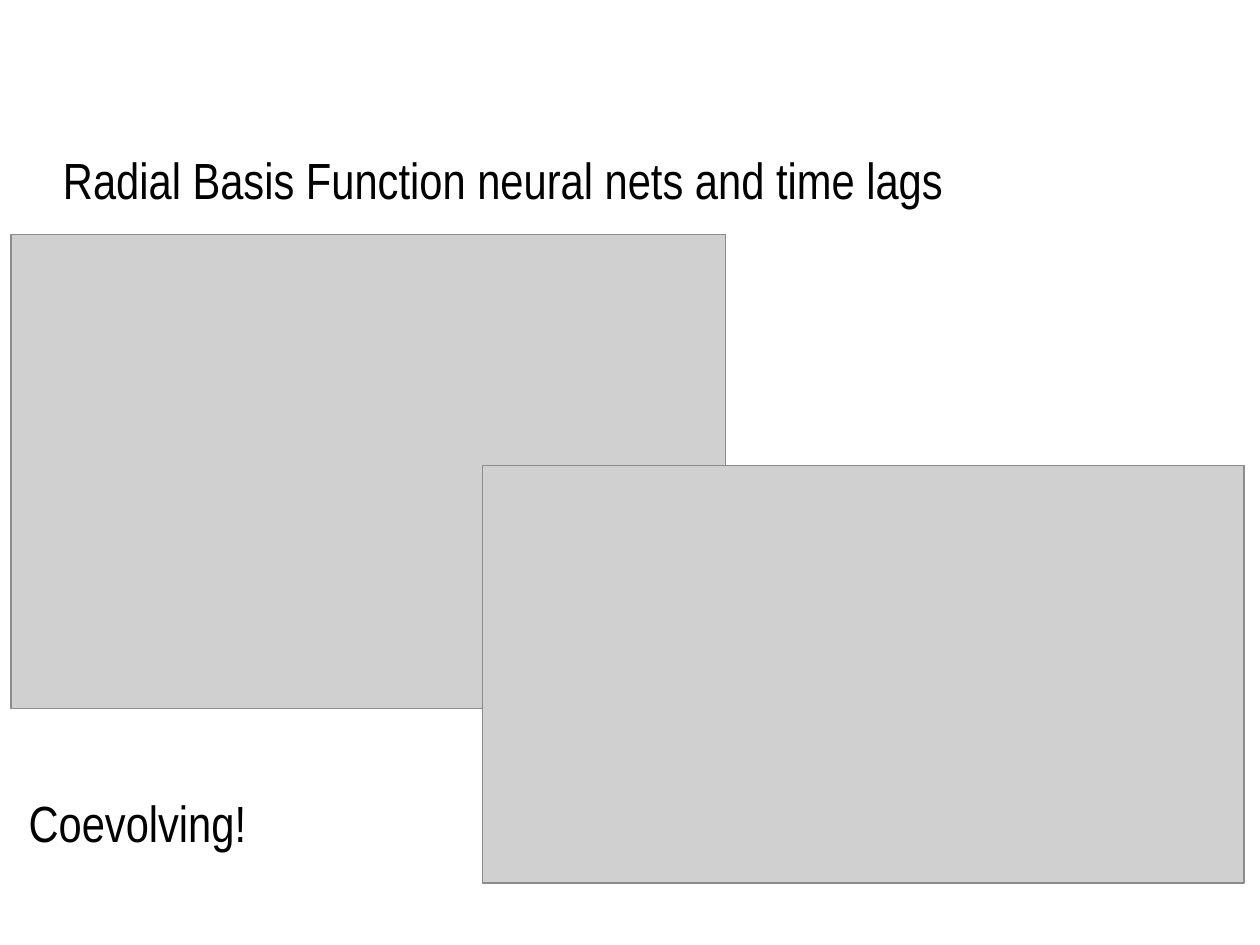
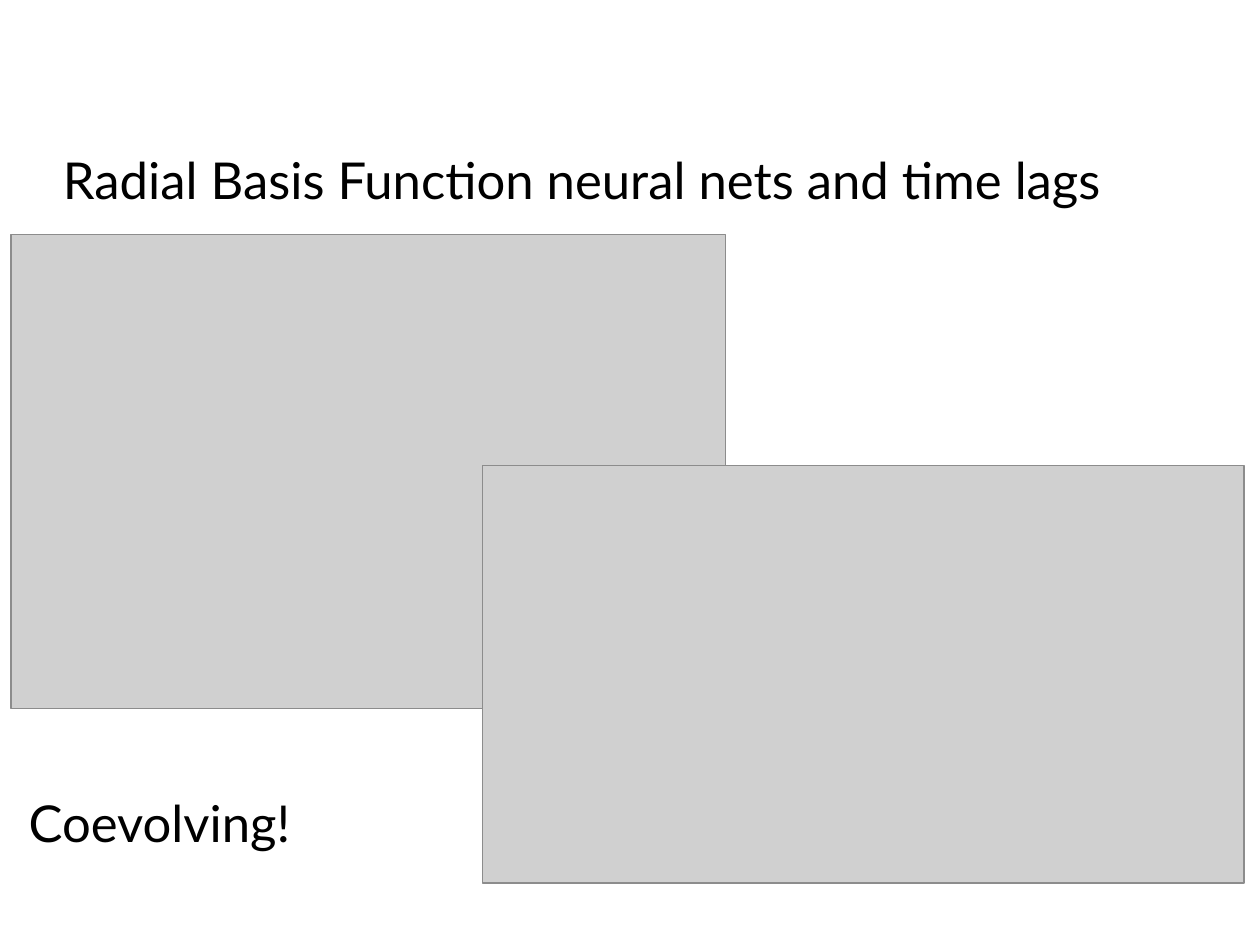
Before and after one commit to geneura/papers, a slide deck: slide 5 of 2013/ECTA-IJCCI_2013/lcor-ijcci-2013.odp. Drawn at 1260x945 pixels with LibreOffice and Linux fonts; fonts in the diff are those of the drawing; grey boxes stand for pictures; background and template pictures are left out. Boxes give left, top, right and bottom in pixels: in the first picture for what was removed or moved away, otherwise in the second. Text is boxed around its words. In the diff, an @@ line names an element or a change of style, - is before the commit and + after.

```diff
--- a/2013/ECTA-IJCCI_2013/lcor-ijcci-2013.odp
+++ b/2013/ECTA-IJCCI_2013/lcor-ijcci-2013.odp
@@ title "Radial Basis Function neural nets ..." at <box>63,161,1101,209</box>: font Arial Narrow to Lato @@
@@ title "Coevolving!" at <box>29,804,291,851</box>: font Arial Narrow to Lato @@
```
Also in this commit, not shown: 11 other slides changed.
